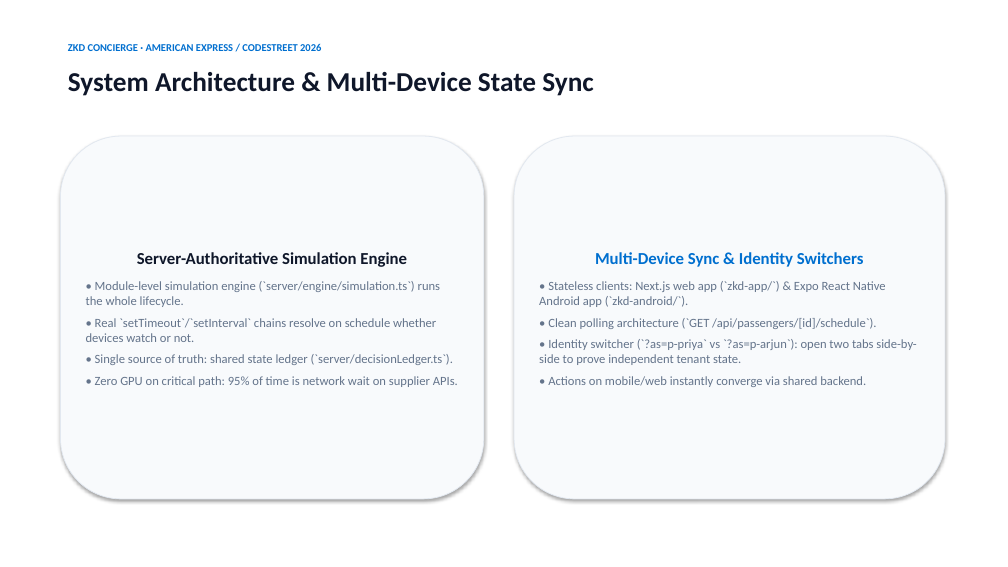
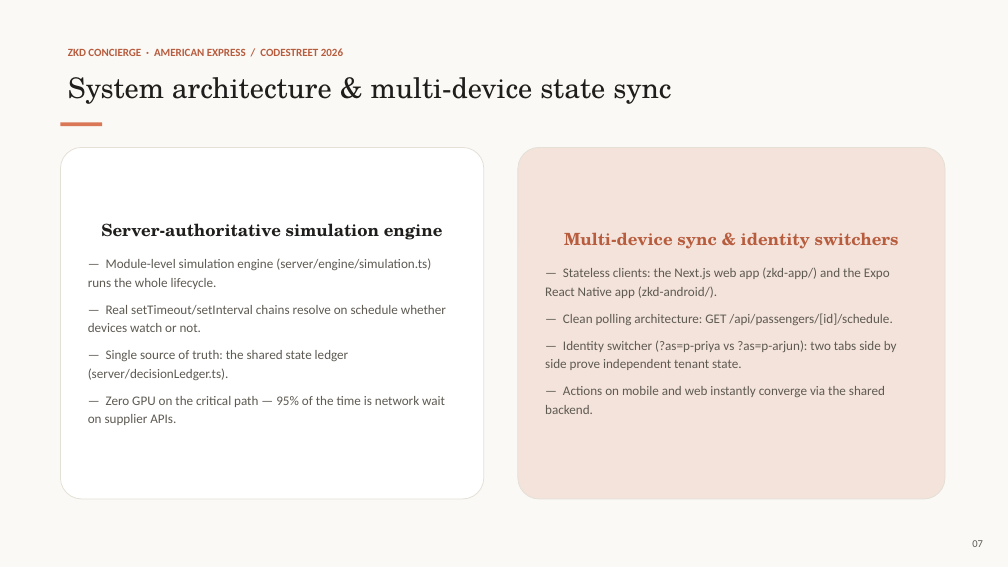
Before and after one commit to Krishna-529/amex-hackathon-2026, a slide deck: slide 7 of assets/deck/ZKD_Concierge_Codestreet_2026.pptx. Drawn at 1008x567 pixels with LibreOffice and Linux fonts; fonts in the diff are those of the drawing. Boxes give left, top, right and bottom in pixels: in the first picture for what was removed or moved away, otherwise in the second. Text is boxed around its words. In the diff, an @@ line names an element or a change of style, - is before the commit and + after.

Commit message:
Redesign pitch deck in Claude visual style
Swap the Amex-blue/slate theme for a Claude-brand palette: warm
cream background, ink text, coral/clay accent, serif display type
with a sans body face. Content and slide structure are unchanged;
only typography, color, and card treatment were redone.

```diff
--- a/assets/deck/ZKD_Concierge_Codestreet_2026.pptx
+++ b/assets/deck/ZKD_Concierge_Codestreet_2026.pptx
@@ rectangle added at (0,0,1008,567), fill #FAF9F5 @@
@@ text "ZKD CONCIERGE · AMERICAN EXPRESS ..." at (68,48,343,56): size 10 to 10.5 pt, text colour #006FCF to #B85C3E @@
@@ text at (68,77,671,104): text changed; size 26 to 27 pt; font Calibri to TeX Gyre Schola; text colour #0F172A to #1F1E1C; bold off @@
-System Architecture & Multi-Device State Sync
+System architecture & multi-device state sync
@@ rounded rectangle "Server-authoritative simulation engine": place and size @@
-rounded rectangle "Server-authoritative simulation engine" at (60,136,484,499)
+rounded rectangle "Server-authoritative simulation engine" at (60,147,484,499)
@@ rounded rectangle "Server-authoritative simulation engine" at (60,147,484,499): fill #F8FAFC to #FFFFFF; outline #E2E8F0 0.75 pt to #E4E0D6 0.75 pt; shadow off; proportions changed @@
@@ rectangle added at (60,123,102,126), fill #D97757 @@
@@ rounded rectangle "Multi-device sync & identity switchers": place and size @@
-rounded rectangle "Multi-device sync & identity switchers" at (514,136,945,499)
+rounded rectangle "Multi-device sync & identity switchers" at (518,147,945,499)
@@ rounded rectangle "Multi-device sync & identity switchers" at (518,147,945,499): fill #F8FAFC to #F3E3DB; outline #E2E8F0 0.75 pt to #E4E0D6 0.75 pt; shadow off; proportions changed @@
@@ text in rounded rectangle at (88,223,446,425): text changed; size 12 to 12.5 pt; text colour #64748B to #5E5A52 @@
-Server-Authoritative Simulation Engine
-• Module-level simulation engine (`server/engine/simulation.ts`) runs the whole lifecycle.
-• Real `setTimeout`/`setInterval` chains resolve on schedule whether devices watch or not.
-• Single source of truth: shared state ledger (`server/decisionLedger.ts`).
-• Zero GPU on critical path: 95% of time is network wait on supplier APIs.
+Server-authoritative simulation engine
+— Module-level simulation engine (server/engine/simulation.ts) runs the whole lifecycle.
+— Real setTimeout/setInterval chains resolve on schedule whether devices watch or not.
+— Single source of truth: the shared state ledger (server/decisionLedger.ts).
+— Zero GPU on the critical path — 95% of the time is network wait on supplier APIs.
@@ text in rounded rectangle at (545,232,899,414): text changed; size 12 to 12.5 pt; text colour #64748B to #5E5A52 @@
-Multi-Device Sync & Identity Switchers
-• Stateless clients: Next.js web app (`zkd-app/`) & Expo React Native Android app (`zkd-android/`).
-• Clean polling architecture (`GET /api/passengers/[id]/schedule`).
-• Identity switcher (`?as=p-priya` vs `?as=p-arjun`): open two tabs side-by-side to prove independent tenant state.
-• Actions on mobile/web instantly converge via shared backend.
+Multi-device sync & identity switchers
+— Stateless clients: the Next.js web app (zkd-app/) and the Expo React Native app (zkd-android/).
+— Clean polling architecture: GET /api/passengers/[id]/schedule.
+— Identity switcher (?as=p-priya vs ?as=p-arjun): two tabs side by side prove independent tenant state.
+— Actions on mobile and web instantly converge via the shared backend.
@@ text added at (972,540,983,547), 10 pt, text #5E5A52 @@
+07
```
Also in this commit, not shown: 9 other slides changed, 1 other file.
